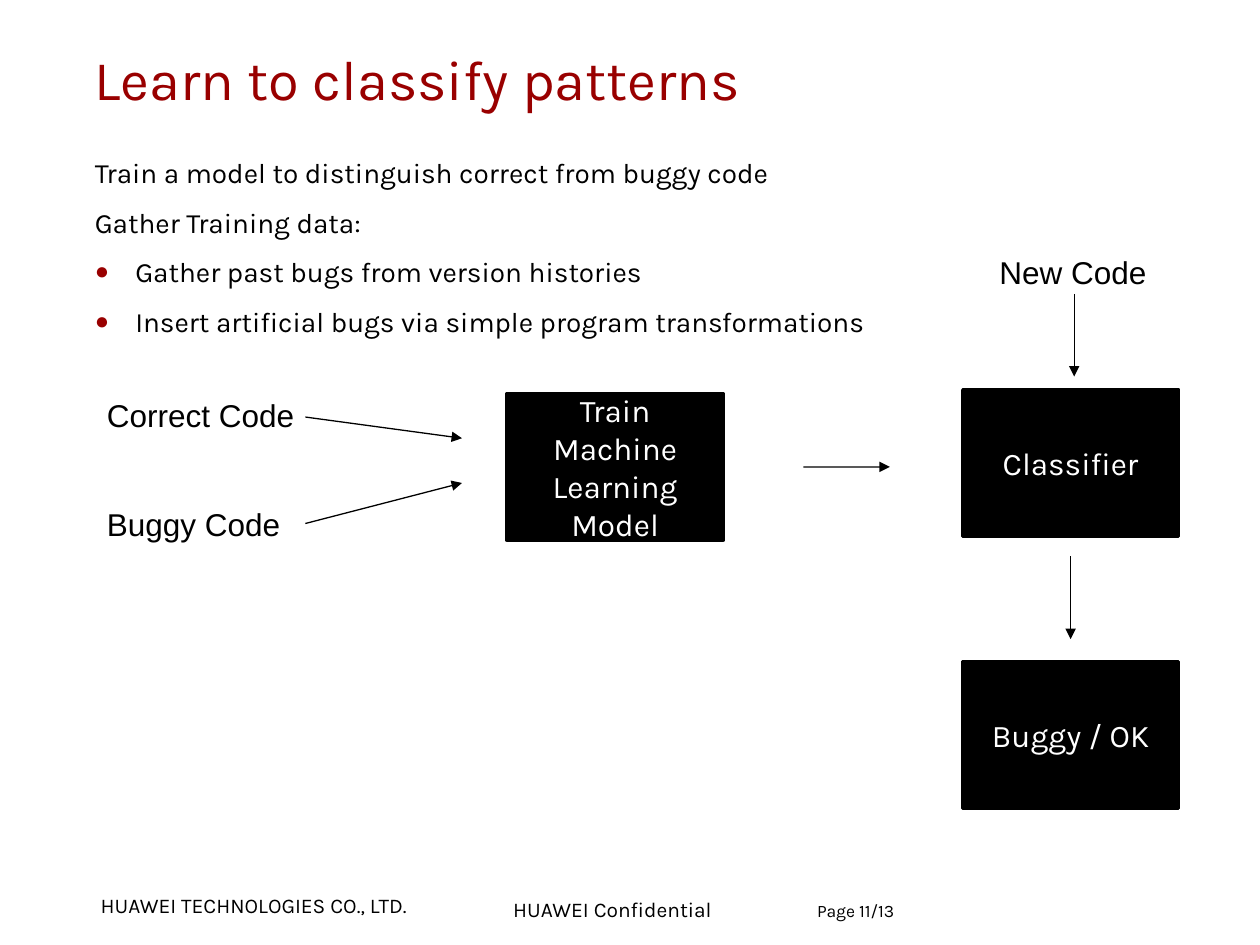
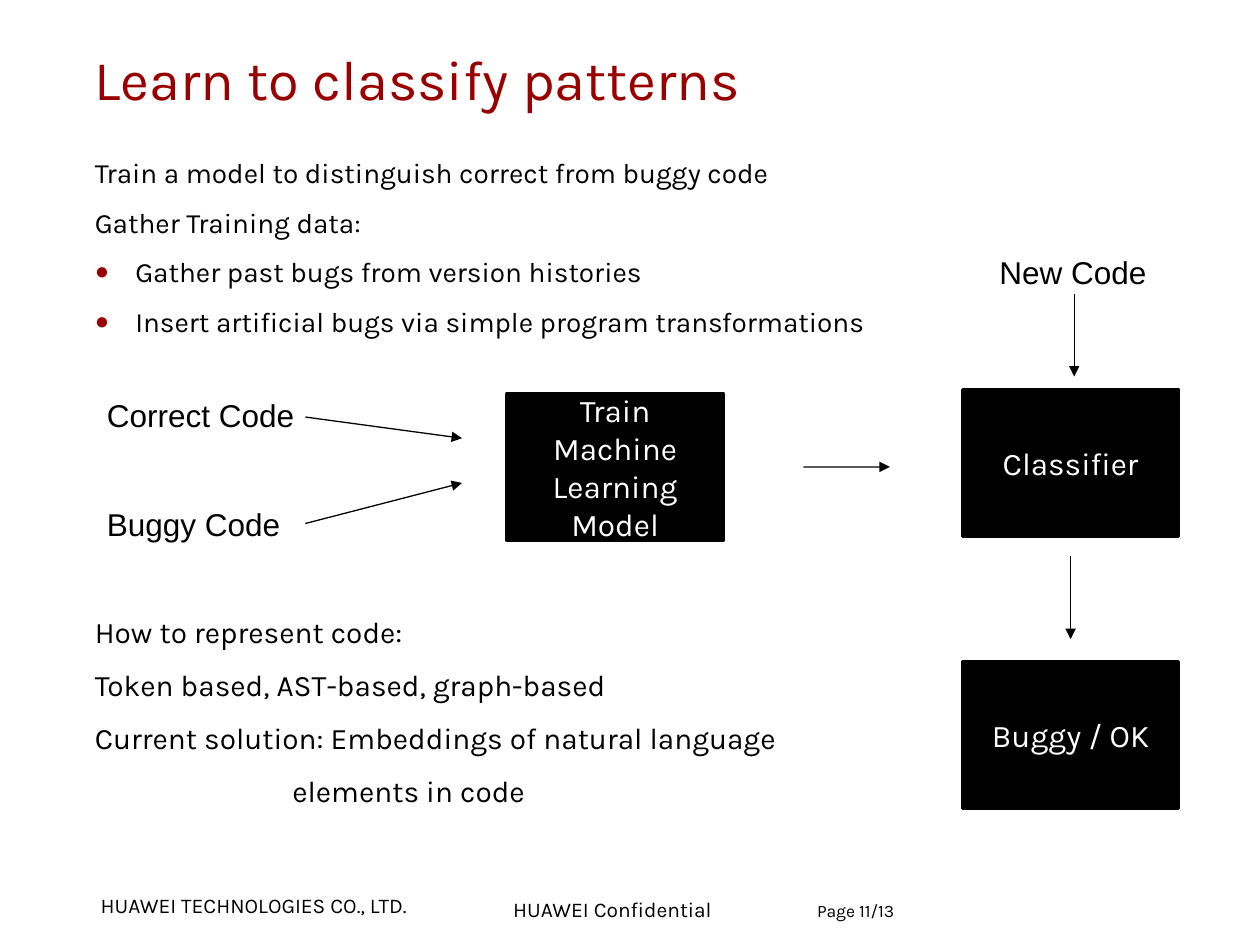
Before and after one commit to zuoqin/DeepBugs, a slide deck: slide 11 of materials/Project Presentation.pptx. Drawn at 1260x945 pixels with LibreOffice and Linux fonts; fonts in the diff are those of the drawing; background and template pictures are left out. Boxes give left, top, right and bottom in pixels: in the first picture for what was removed or moved away, otherwise in the second. Text is boxed around its words. In the diff, an @@ line names an element or a change of style, - is before the commit and + after.

```diff
--- a/materials/Project Presentation.pptx
+++ b/materials/Project Presentation.pptx
@@ text at <box>95,622,776,803</box>: paragraphs added @@
+How to represent code:
+Token based, AST-based, graph-based
+Current solution: Embeddings of natural language
+elements in code
```
Also in this commit, not shown: 7 other slides changed, 3 slides added, 1 other file.
